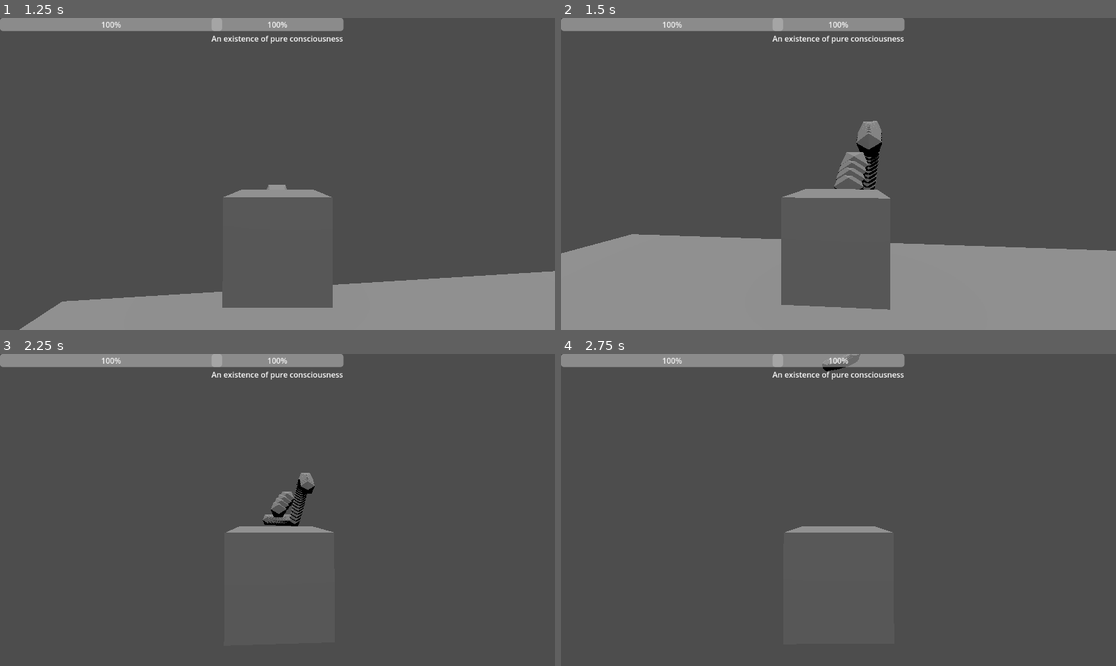
Above: before the commit, frames 1-4 (two rows, left to right).
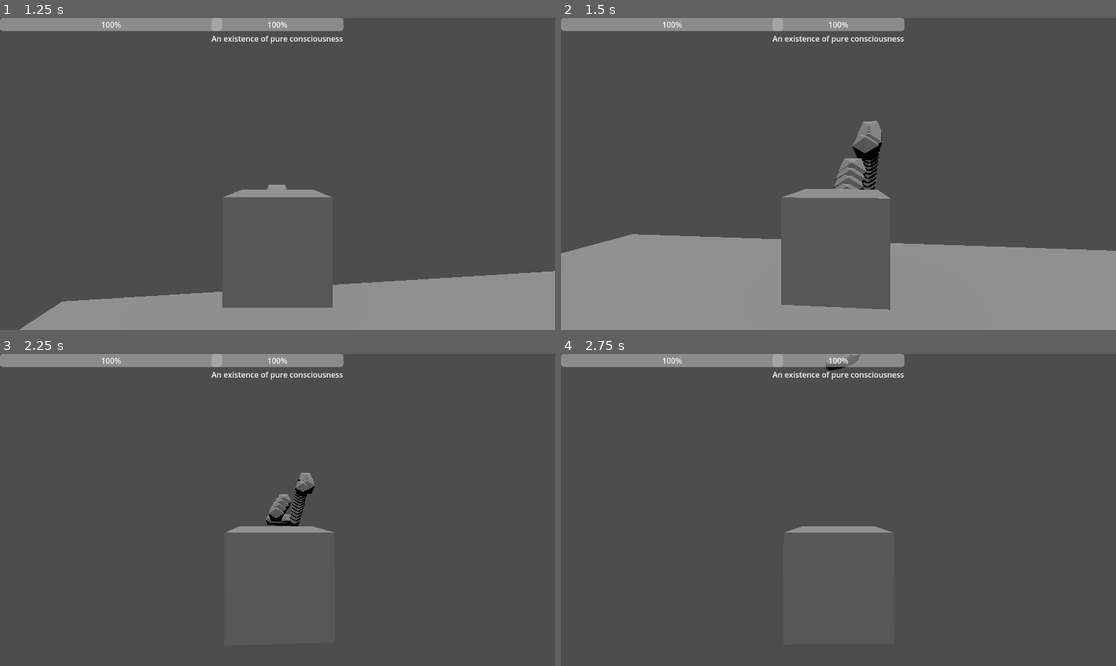
Above: after the commit, the same moments.

Repository: RavenRandomz/cube-extentialis-bossfight
Game: Godot game, scene res://testworld.tscn
Two runs of this game, one before a commit and one after it. Both use one fixed random seed, a clock stepped at 60 frames per second and the inputs below.
Inputs (mouse positions are in pixels of both pictures, inside the frame that each line leads up to):
- Up to frame 1 (1.25 s): tap Enter at 0.5 s; move the mouse to (305, 174) at 0.52 s; press the mouse at (305, 174) at 0.53 s; hold W (player_forward) from 0.53 s (still down); tap Space (player_jump) at 0.77 s
- Up to frame 2 (1.5 s): keep holding W (player_forward); move the mouse to (810, 174) at 1.27 s; release the mouse at (810, 174) at 1.28 s; click (810, 174) at 1.35 s
- Up to frame 3 (2.25 s): keep holding W (player_forward); tap Space (player_jump) at 1.52 s; move the mouse to (288, 503) at 2.02 s; hold Shift from 2.03 s (still down)
- Up to frame 4 (2.75 s): keep holding W (player_forward); keep holding Shift; click (849, 503) at 2.3 s

Frame 1 is identical in both runs. In frame 2, 0.3% of the frame differs, in the area x 49-58%, y 37-56%; in frame 3, 0.2%; in frame 4, less than 0.1%.

Commit message:
Player bullet firing is initiated by a signal and routed to bullet source

Diff:
--- a/scripts/player.gd
+++ b/scripts/player.gd
@@ -75,29 +75,16 @@
 	if not is_stunned():
 		var direction_basis = (camera.transform.basis * Vector3(translational_input.x, 0, translational_input.y)).normalized()
 		player_movement_handler.controlled_translational_motion(direction_basis, delta)
-		_handle_bullet_firing(delta)
-
-func _handle_bullet_firing(delta):
-	if Input.is_action_pressed("player_fire_bullet"):
-		bullet_source.fire()
-
 
 func _handle_jump_logic(delta):
-	# Handle Jump.
 	if Input.is_action_just_pressed("player_jump") and is_on_floor():
 		velocity.y = jump_speed
 
-
 func _on_player_bullet_fire():
-	print("Bullet Fire")
-	pass # Replace with function body.
-
+	bullet_source.fire()
 
 func _on_player_jump_input():
 	print("Jump Signal")
-	pass # Replace with function body.
-
 
 func _on_translational_motion_input(translational_input_map):
 	print (translational_input_map)
-	pass # Replace with function body.
